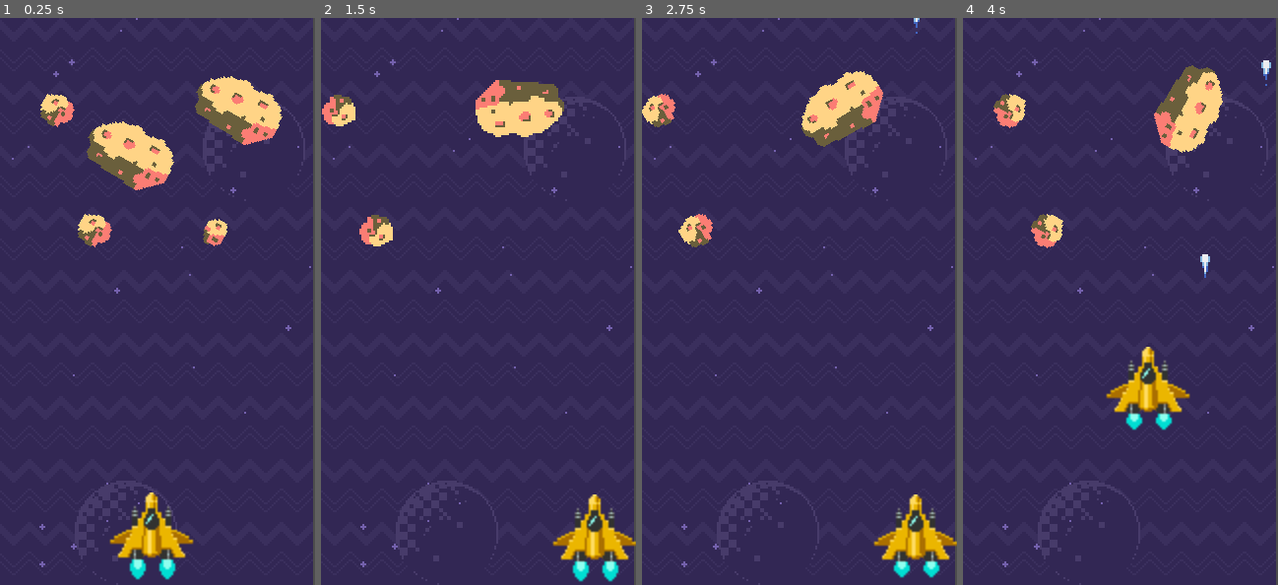
Above: before the commit, frames 1-4 (left to right).
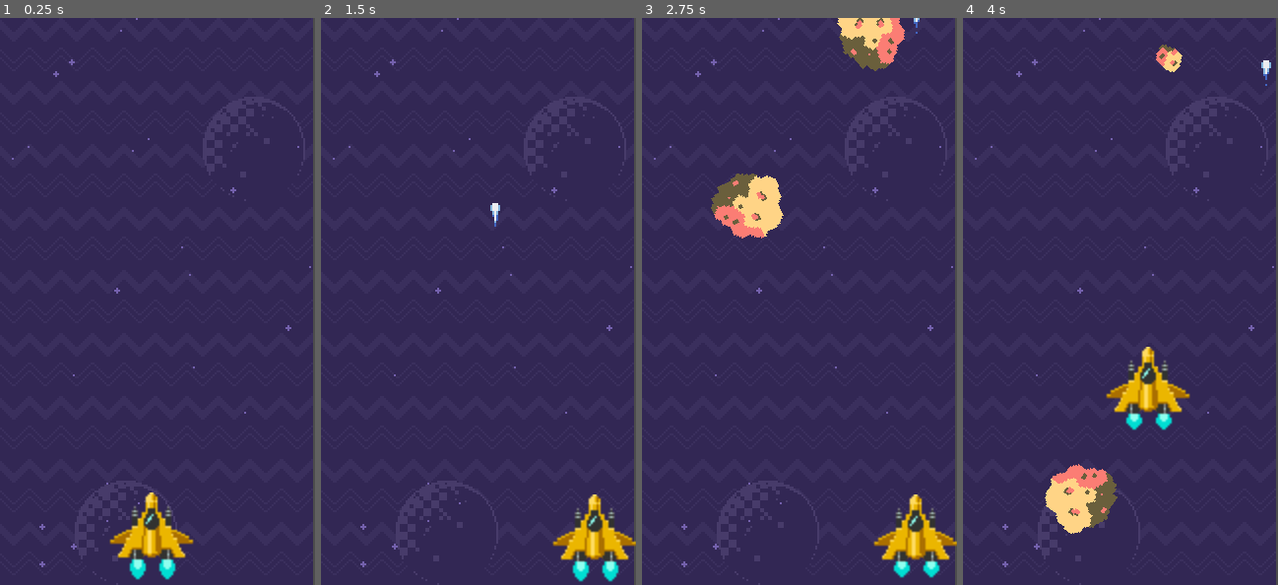
Above: after the commit, the same moments.

Repository: mateusaraujo1/astro-survivor
Game: Godot game, scene res://scenes/game.tscn
Two runs of this game, one before a commit and one after it. Both use one fixed random seed, a clock stepped at 60 frames per second and the inputs below. Before the commit the project has no main scene; this scene is started directly in both runs.
Inputs:
- Up to frame 1 (0.25 s): no input
- Up to frame 2 (1.5 s): tap Enter (ui_accept) at 0.5, 0.77 s; hold Right (ui_right) 0.53-1.28 s; hold Down (ui_down) from 1.28 s (still down)
- Up to frame 3 (2.75 s): tap Enter (ui_accept) at 1.52 s; release Down (ui_down) at 2.03 s; hold Right (ui_right) from 2.03 s (still down)
- Up to frame 4 (4 s): release Right (ui_right) at 2.78 s; hold Up (ui_up) 2.78-3.53 s; tap Enter (ui_accept) at 3.02, 3.77 s; hold Left (ui_left) from 3.53 s (still down)

The runs differ from the first frame. In frame 1, 5.7% of the frame differs, in the area x 12-90%, y 10-41%; in frame 2, 3.2%; in frame 3, 6.6%, in the area x 0-84%, y 0-41%; in frame 4, 5.4%.

Commit message:
a09: finish. spawn e movimento x dos asteroides

Diff:
--- a/project.godot
+++ b/project.godot
@@ -16,6 +16,7 @@
 [application]
 
 config/name="Astro Survivor"
+run/main_scene="res://scenes/game.tscn"
 config/icon="res://icon.png"
 
 [display]
--- a/scenes/game.tscn
+++ b/scenes/game.tscn
@@ -1,10 +1,9 @@
-[gd_scene load_steps=11 format=2]
+[gd_scene load_steps=10 format=2]
 
 [ext_resource path="res://sprites/background.png" type="Texture" id=1]
 [ext_resource path="res://sprites/ship.png" type="Texture" id=2]
 [ext_resource path="res://scripts/ship.gd" type="Script" id=3]
 [ext_resource path="res://scripts/background.gd" type="Script" id=4]
-[ext_resource path="res://scenes/asteroide.tscn" type="PackedScene" id=5]
 [ext_resource path="res://scripts/inimigos.gd" type="Script" id=6]
 [ext_resource path="res://scripts/lasers.gd" type="Script" id=7]
 
@@ -58,7 +57,7 @@
 __meta__ = {
 "_edit_group_": true
 }
-lasers = NodePath("../lasers")
+lasers = NodePath("../cenario")
 
 [node name="ship" type="Sprite" parent="ship"]
 texture = ExtResource( 2 )
@@ -71,25 +70,12 @@
 [node name="blaster" type="Position2D" parent="ship"]
 position = Vector2( 0, -29 )
 
-[node name="lasers" type="Node2D" parent="."]
+[node name="cenario" type="Node2D" parent="."]
 script = ExtResource( 7 )
 nave = NodePath("../ship")
 
-[node name="inimigos" type="Node2D" parent="."]
+[node name="inimigos" type="Node2D" parent="cenario"]
 script = ExtResource( 6 )
-nave = NodePath("../ship")
 
-[node name="asteroide" parent="inimigos" instance=ExtResource( 5 )]
-position = Vector2( 65, 69 )
-
-[node name="asteroide5" parent="inimigos" instance=ExtResource( 5 )]
-position = Vector2( 47, 108 )
-
-[node name="asteroide2" parent="inimigos" instance=ExtResource( 5 )]
-position = Vector2( 28, 47 )
-
-[node name="asteroide3" parent="inimigos" instance=ExtResource( 5 )]
-position = Vector2( 120, 46 )
-
-[node name="asteroide4" parent="inimigos" instance=ExtResource( 5 )]
-position = Vector2( 108, 109 )
+[node name="spawn_timer" type="Timer" parent="cenario/inimigos"]
+[connection signal="timeout" from="cenario/inimigos/spawn_timer" to="cenario/inimigos" method="_on_spawn_timer_timeout"]
--- a/scripts/asteroide.gd
+++ b/scripts/asteroide.gd
@@ -1,6 +1,8 @@
 extends Node2D
 
 var chosen = 0
+onready var velocidade_y = rand_range(30, 200)
+onready var velocidade_x = rand_range(-60, 60)
 
 func _ready():
 	randomize()
@@ -24,7 +26,15 @@
 
 
 func _process(delta):
-	pass
+	translate(Vector2(velocidade_x, velocidade_y) * delta)
+#faz o asteroide cair
+
+	if global_position.x > 200:
+		global_position.x = -40
+	if global_position.x < -40:
+		global_position.x = 200
+
+	#quando asteroide some na lateral, aparece na outra lateral
 
 
 func _on_area_area_entered(area):
--- a/scripts/inimigos.gd
+++ b/scripts/inimigos.gd
@@ -1,16 +1,25 @@
 extends Node2D
+
+const PRE_ASTEROIDE = preload("res://scenes/asteroide.tscn")
 
 export(NodePath) var nave
 
 func _ready():
-	if nave:
-		nave = get_node(nave)
-	else:
-		set_process(false)
+	restartTimer()
 
 
 
 func _process(delta):
+	pass
 
-	global_position.x = (nave.global_position.x - 80) * 0.002 * -160
-	#movimento horizontal dos asteroides
+
+func _on_spawn_timer_timeout():
+	#quando o timer acabar, vai criar o inimigo
+	var asteroide = PRE_ASTEROIDE.instance()
+	add_child(asteroide)
+	asteroide.global_position = Vector2(rand_range(40, 120), -60)
+	restartTimer()
+
+func restartTimer():
+	$spawn_timer.wait_time = rand_range(.2, 1)
+	$spawn_timer.start()
--- a/scripts/lasers.gd
+++ b/scripts/lasers.gd
@@ -8,12 +8,14 @@
 		nave = get_node(nave)
 	else:
 		set_process(false)
+#só executa o process se tiver a nave
 
 
 
 func _process(delta):
 
 	global_position.x = (nave.global_position.x - 80) * 0.002 * -160
+	#movimento horizontal do que tem no cenario
 
 
-#faz o laser se mover de acordo com o movimento da nave
+#faz o laser e os inimigos se mover de acordo com o movimento da nave...
